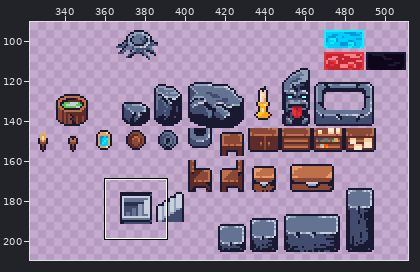
Pixel-art file: core/assets/ase/props.ase. The picture above shows the old version from afar; the outline marks the close-up.
Close-up. First the earlier version:
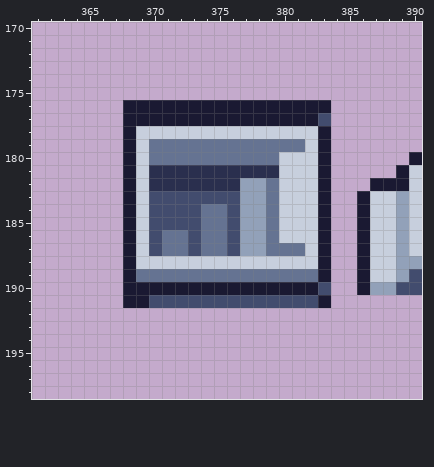
512x512 pixels, 1 frame. Shown: x 361..390, y 170..198. The wide view leaves out empty margins.
New version:
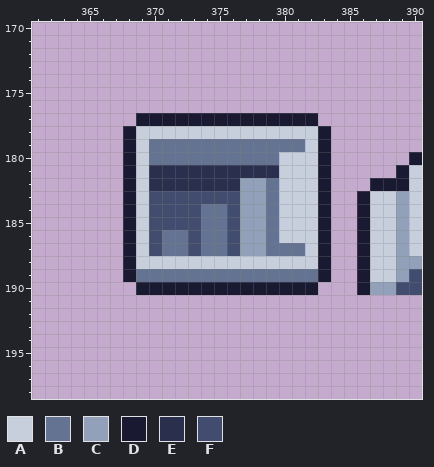
Palette (. is transparent): A #c7cfdd  B #657392  C #92a1b9  D #1a1932  E #2a2f4e  F #424c6e
What changed:
--- layer "@props/stairs D"
@@ x 366..385 @@
 175 ....................
-176 ..DDDDDDDDDDDDDDDD..
-177 ..DDDDDDDDDDDDDDDF..
+176 ....................
+177 ...DDDDDDDDDDDDDD...
 178 ..DAAAAAAAAAAAAAAD..
@@ x 366..385 @@
 189 ..DBBBBBBBBBBBBBBD..
-190 ..DDDDDDDDDDDDDDDF..
-191 ..DDFFFFFFFFFFFFFD..
+190 ...DDDDDDDDDDDDDD...
+191 ....................
 192 ....................
Pixel boxes of the changes (left, top, right, bottom) in both close-ups:
erased: (123, 100, 331, 126)
erased: (123, 282, 331, 308)
